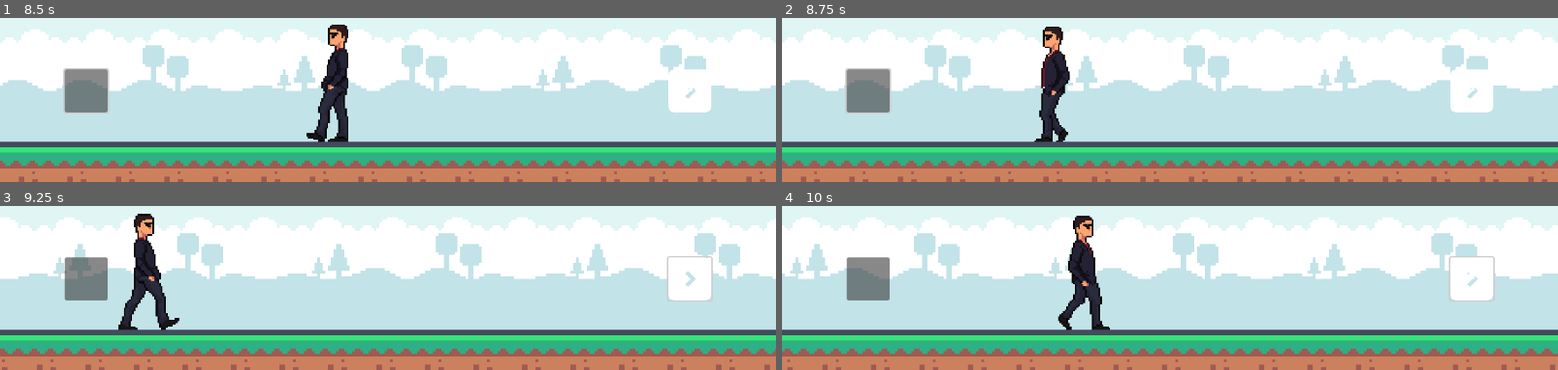
Above: before the commit, frames 1-4 (two rows, left to right).
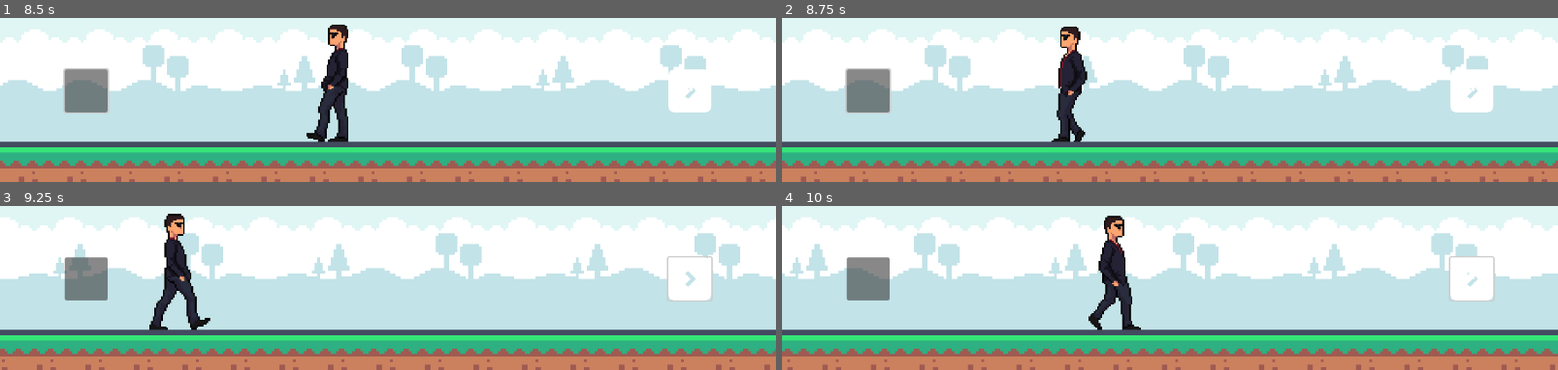
Above: after the commit, the same moments.

Repository: lzy3me/flukejs-journey
Game: Godot game, scene res://scenes/world.tscn
Same seed, same stepped clock (60 frames per second), same inputs: the game is played once before the commit and once after it.
Inputs (mouse positions are in pixels of both pictures, inside the frame that each line leads up to):
- Up to frame 1 (8.5 s): click (690, 90) at 0.5 s; click (690, 90) at 1.25 s; click (85, 90) at 2 s; click (85, 90) at 2.75 s; tap Enter at 3.5 s; hold Right (ui_right) 3.53-4.28 s; hold Left (ui_left) 4.28-5.03 s; hold Right (ui_right) 5.03-6.53 s; hold Left (ui_left) from 6.53 s (still down)
- Up to frame 2 (8.75 s): keep holding Left (ui_left)
- Up to frame 3 (9.25 s): release Left (ui_left) at 8.78 s; hold Right (ui_right) from 8.78 s (still down)
- Up to frame 4 (10 s): keep holding Right (ui_right)

Frame 1 is identical in both runs. In frame 2, 3.2% of the frame differs, in the area x 32-40%, y 5-76%; in frame 3, 3.9%, in the area x 15-28%, y 4-76%; in frame 4, 3.9%.

Commit message:
messing up with platform

Diff:
--- a/project.godot
+++ b/project.godot
@@ -15,6 +15,10 @@
 config/features=PackedStringArray("4.4", "GL Compatibility")
 config/icon="res://icon.svg"
 
+[autoload]
+
+Global="*res://scripts/global.gd"
+
 [display]
 
 window/stretch/mode="viewport"
--- a/scenes/platform.tscn
+++ b/scenes/platform.tscn
@@ -1,12 +1,30 @@
-[gd_scene load_steps=2 format=3 uid="uid://c2fbpk5qew17p"]
+[gd_scene load_steps=5 format=3 uid="uid://c2fbpk5qew17p"]
 
-[ext_resource type="TileSet" uid="uid://crg81xypr7byr" path="res://assets/world.tres" id="1_ba0x2"]
+[ext_resource type="Texture2D" uid="uid://b1diwhhcwi0ui" path="res://assets/Tilemap/tilemap_packed.png" id="1_ba0x2"]
+[ext_resource type="Script" uid="uid://e61ihq8moeb6" path="res://scripts/platform.gd" id="1_nlgqw"]
 
-[node name="platform" type="Node2D"]
+[sub_resource type="RectangleShape2D" id="RectangleShape2D_ba0x2"]
+size = Vector2(10, 16)
 
-[node name="platform" type="TileMapLayer" parent="."]
-tile_map_data = PackedByteArray(0, 0, 0, 0, 0, 0, 0, 0, 8, 0, 2, 0, 0, 0, 1, 0, 0, 0, 0, 0, 9, 0, 2, 0, 0, 0, 2, 0, 0, 0, 0, 0, 9, 0, 2, 0, 0, 0, 3, 0, 0, 0, 0, 0, 9, 0, 2, 0, 0, 0, 4, 0, 0, 0, 0, 0, 10, 0, 2, 0, 0, 0)
-tile_set = ExtResource("1_ba0x2")
+[sub_resource type="RectangleShape2D" id="RectangleShape2D_nlgqw"]
+size = Vector2(54, 18)
 
-[node name="targetPoint" type="Marker2D" parent="."]
-position = Vector2(43, -10)
+[node name="platform" type="Area2D"]
+script = ExtResource("1_nlgqw")
+
+[node name="CollisionShape2D" type="CollisionShape2D" parent="."]
+position = Vector2(0, -17)
+shape = SubResource("RectangleShape2D_ba0x2")
+
+[node name="Sprite2D" type="Sprite2D" parent="."]
+texture = ExtResource("1_ba0x2")
+region_enabled = true
+region_rect = Rect2(144, 36, 54, 18)
+
+[node name="StaticBody2D" type="StaticBody2D" parent="Sprite2D"]
+
+[node name="CollisionShape2D" type="CollisionShape2D" parent="Sprite2D/StaticBody2D"]
+shape = SubResource("RectangleShape2D_nlgqw")
+
+[connection signal="body_entered" from="." to="." method="_on_body_entered"]
+[connection signal="body_exited" from="." to="." method="_on_body_exited"]
--- a/scenes/world.tscn
+++ b/scenes/world.tscn
@@ -38,6 +38,9 @@
 tile_size = Vector2i(24, 24)
 sources/0 = SubResource("TileSetAtlasSource_k0juu")
 
+[sub_resource type="SegmentShape2D" id="SegmentShape2D_k0juu"]
+b = Vector2(0, -97)
+
 [node name="world" type="Node2D"]
 
 [node name="background" type="TileMapLayer" parent="."]
@@ -50,7 +53,13 @@
 tile_set = ExtResource("2_4wyf3")
 
 [node name="platform" parent="." instance=ExtResource("3_k0juu")]
-position = Vector2(1621, 306)
+position = Vector2(1648, 315)
 
 [node name="player" parent="." instance=ExtResource("1_nnsk1")]
 position = Vector2(172, 290)
+
+[node name="StaticBody2D" type="StaticBody2D" parent="."]
+position = Vector2(95, 306)
+
+[node name="CollisionShape2D" type="CollisionShape2D" parent="StaticBody2D"]
+shape = SubResource("SegmentShape2D_k0juu")
--- /dev/null
+++ b/scripts/global.gd
@@ -0,0 +1,3 @@
+extends Node
+
+var is_on_platform = false
--- /dev/null
+++ b/scripts/platform.gd
@@ -0,0 +1,21 @@
+extends Area2D
+
+@export var speed = 1
+
+func _physics_process(delta: float) -> void:
+	if Global.is_on_platform:
+		detect_input()
+
+func _on_body_entered(body: Node2D) -> void:
+	if body.name == "player":
+		Global.is_on_platform = true
+
+func _on_body_exited(body: Node2D) -> void:
+	if body.name == "player":
+		Global.is_on_platform = false
+
+func detect_input():
+	var horizontal_input = Input.get_action_strength("ui_right") - Input.get_action_strength("ui_left")
+
+	print(self.position.y, horizontal_input)
+	self.position.y = -(horizontal_input) * speed
--- a/scripts/player.gd
+++ b/scripts/player.gd
@@ -11,27 +11,23 @@
 
 func _init() -> void:
 	print(OS.get_name())
-	if OS.get_name() == "Android" or OS.get_name() == "IOS":
-		$"GUI".show()
 
 func _ready() -> void:
 	current_direction = 1
 
 func _physics_process(delta: float) -> void:
 	velocity.y += gravity * delta
+	velocity.x = 0
 
-	horizontal_movement()
+	if !Global.is_on_platform:
+		horizontal_movement()
 	move_and_slide()
 	player_animation()
 
 func horizontal_movement():
 	var horizontal_input = Input.get_action_strength("ui_right") - Input.get_action_strength("ui_left") + actionStrength
 
-	if player.position.x < 10:
-		velocity.x = 0
-		player.position.x = 10
-	else:
-		velocity.x = horizontal_input * speed
+	velocity.x = horizontal_input * speed
 
 func go_right_btn():
 	actionStrength = 1.0
@@ -43,13 +39,17 @@
 	actionStrength = 0.0
 
 func player_animation():
-	if Input.is_action_pressed("ui_left") || actionStrength < 0:
-		$AnimatedSprite2D.flip_h = true
-		$AnimatedSprite2D.play("walk")
+	if Global.is_on_platform:
+		$AnimatedSprite2D.flip_h = false
+		$AnimatedSprite2D.play("idle")
+	else:
+		if Input.is_action_pressed("ui_left") || actionStrength < 0:
+			$AnimatedSprite2D.flip_h = true
+			$AnimatedSprite2D.play("walk")
 
-	if Input.is_action_pressed("ui_right") || actionStrength > 0:
-		$AnimatedSprite2D.flip_h = false
-		$AnimatedSprite2D.play("walk")
+		if Input.is_action_pressed("ui_right") || actionStrength > 0:
+			$AnimatedSprite2D.flip_h = false
+			$AnimatedSprite2D.play("walk")
 
 	if !Input.is_anything_pressed():
 		$AnimatedSprite2D.play("idle")
Not shown: 1 places in scenes/world.tscn that only renumber resources
Not shown, added: scripts/global.gd.uid
Not shown, added: scripts/platform.gd.uid
